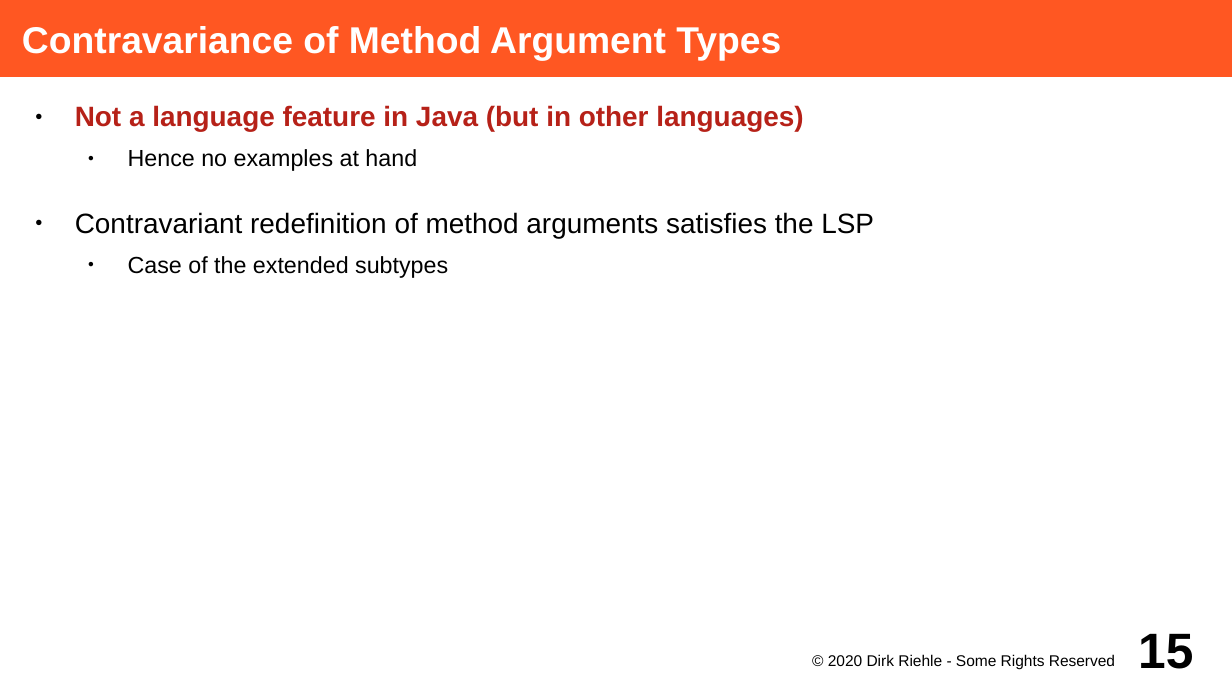
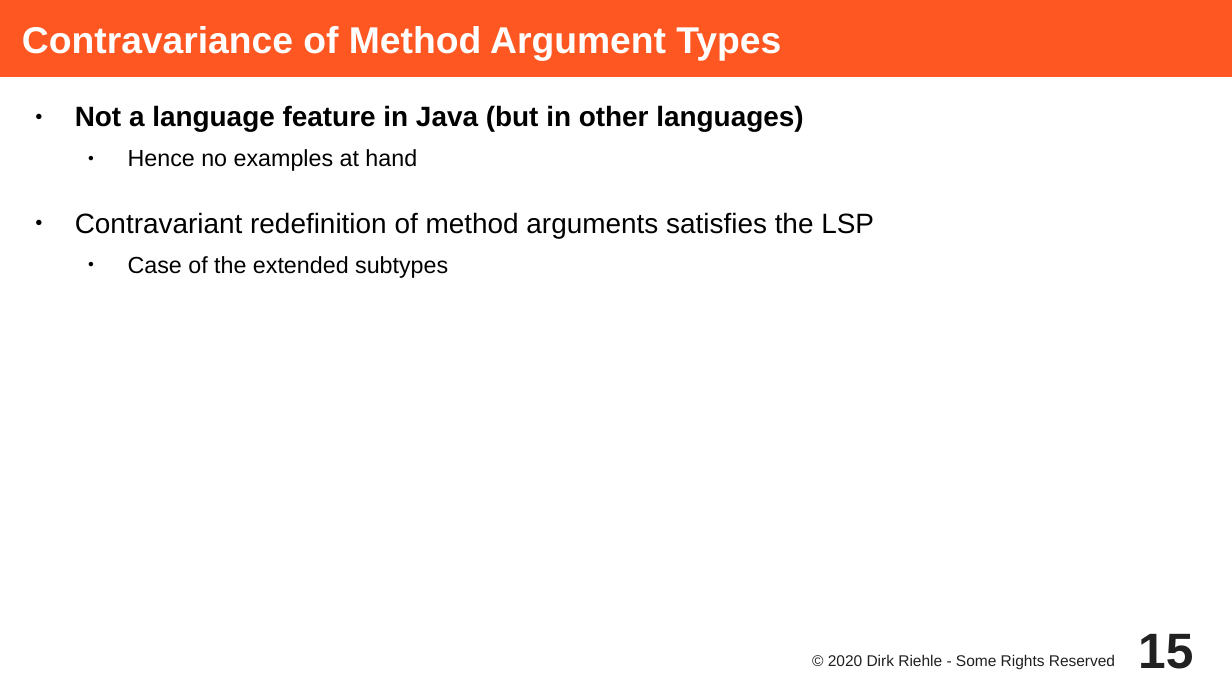
Before and after one commit to dirkriehle/adap-course, a slide deck: slide 15 of Lecture Slides/ADAP C04 - Subtyping and Inheritance.odp. Drawn at 1232x693 pixels with LibreOffice and Linux fonts; fonts in the diff are those of the drawing. Boxes give left, top, right and bottom in pixels: in the first picture for what was removed or moved away, otherwise in the second. Text is boxed around its words. In the diff, an @@ line names an element or a change of style, - is before the commit and + after.

```diff
--- a/Lecture Slides/ADAP C04 - Subtyping and Inheritance.odp
+++ b/Lecture Slides/ADAP C04 - Subtyping and Inheritance.odp
@@ text at [75,105,803,132]: text colour #B62118 to #000000 in "Not a language feature in Java (but ..." @@
@@ page number at [1138,634,1193,669]: text colour #000000 to #212121 @@
@@ text "© 2020 Dirk Riehle - ..." at [828,654,1115,670]: text colour #000000 to #212121 @@
```
Also in this commit, not shown: 31 other slides changed, 12 other files.
